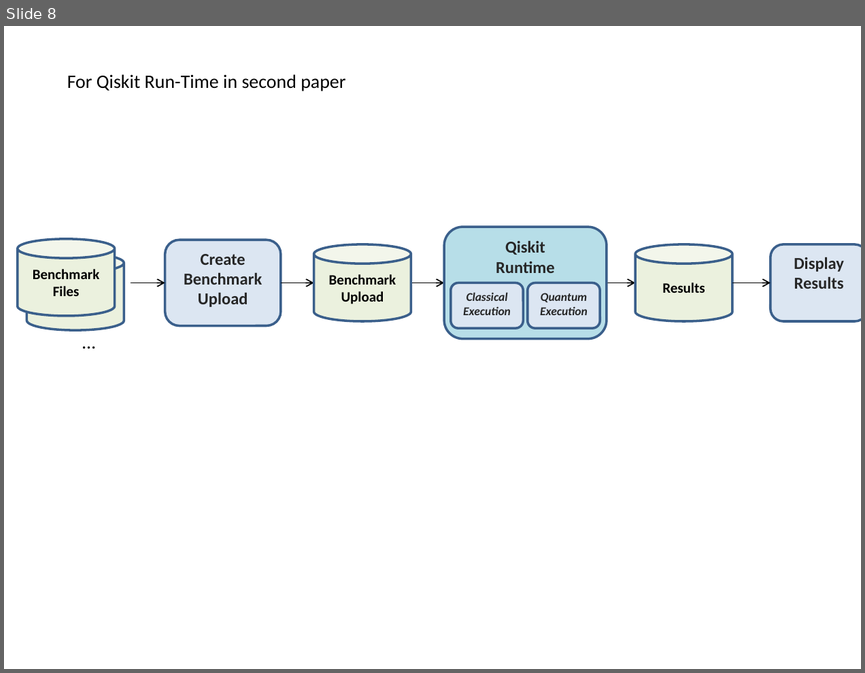
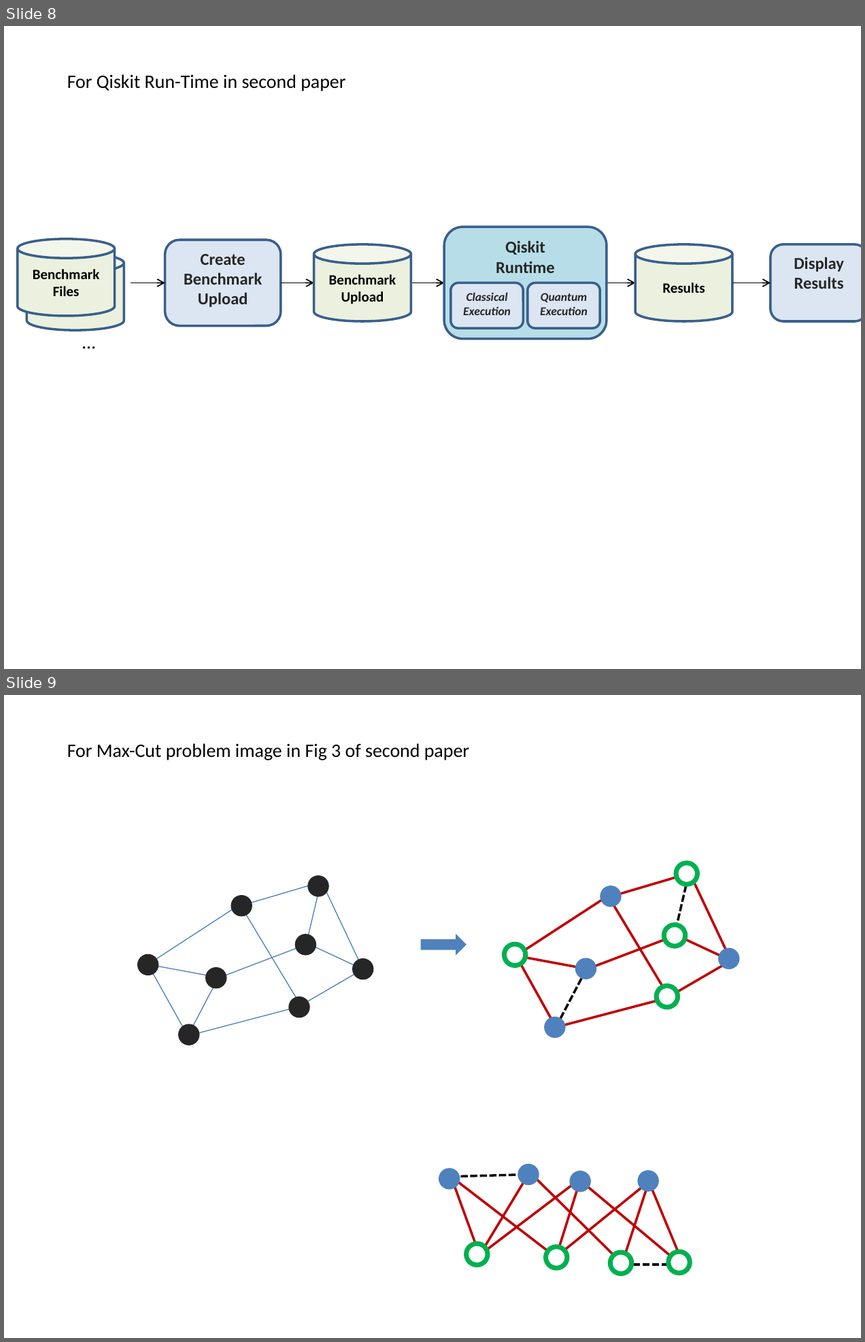
Before and after one commit to GIRISHBELANI/Quantum_Computing_Benchmarks, a slide deck: qc-app-oriented-benchmarks/_doc/images/benchmark_modules.pptx. Shown one above the other, each under a label of ours: slide 8 before the commit, slides 8 and 9 after it. The pictures are 865x673 and 865x1342 pixels, drawn with LibreOffice and Linux fonts; fonts in the diff are those of the drawing; background and template pictures are left out. Boxes give left, top, right and bottom in pixels: in the first picture for what was removed or moved away, otherwise in the second. Text is boxed around its words. In the diff, an @@ line names an element or a change of style, - is before the commit and + after.

```diff
--- a/qc-app-oriented-benchmarks/_doc/images/benchmark_modules.pptx
+++ b/qc-app-oriented-benchmarks/_doc/images/benchmark_modules.pptx
@@ slide 9 added at bbox=[4, 695, 861, 1338], background #FFFFFF @@
@@ text added at bbox=[67, 743, 469, 760], 16 pt, text #000000 @@
+For Max-Cut problem image in Fig 3 of second paper
@@ ellipse added at bbox=[307, 875, 329, 896], fill #262626 @@
@@ ellipse added at bbox=[676, 863, 697, 884], fill #FFFFFF, outline #00B050 4 pt @@
@@ ellipse added at bbox=[231, 895, 252, 916], fill #262626 @@
@@ ellipse added at bbox=[600, 885, 621, 906], fill #4F81BD @@
@@ ellipse added at bbox=[294, 934, 316, 955], fill #262626 @@
@@ right arrow added at bbox=[420, 934, 466, 955], fill #4F81BD @@
@@ group added at bbox=[511, 872, 733, 1029]: 12 lines, 8 rectangles @@
@@ ellipse added at bbox=[664, 925, 685, 946], fill #FFFFFF, outline #00B050 4 pt @@
@@ ellipse added at bbox=[134, 951, 161, 978], fill #262626 @@
@@ group added at bbox=[143, 881, 364, 1038]: 12 lines, 8 rectangles @@
@@ ellipse added at bbox=[352, 958, 373, 979], fill #262626 @@
@@ ellipse added at bbox=[504, 945, 526, 966], fill #FFFFFF, outline #00B050 4 pt @@
@@ ellipse added at bbox=[575, 958, 596, 979], fill #4F81BD @@
@@ ellipse added at bbox=[718, 948, 739, 969], fill #4F81BD @@
@@ ellipse added at bbox=[205, 966, 227, 988], fill #262626 @@
@@ ellipse added at bbox=[288, 997, 310, 1018], fill #262626 @@
@@ ellipse added at bbox=[656, 985, 677, 1007], fill #FFFFFF, outline #00B050 4 pt @@
@@ ellipse added at bbox=[544, 1016, 565, 1038], fill #4F81BD @@
@@ ellipse added at bbox=[178, 1024, 199, 1045], fill #262626 @@
@@ ellipse added at bbox=[517, 1164, 538, 1185], fill #4F81BD @@
@@ ellipse added at bbox=[439, 1168, 460, 1189], fill #4F81BD @@
@@ group added at bbox=[447, 1170, 683, 1264]: 12 lines, 8 rectangles @@
@@ ellipse added at bbox=[570, 1170, 591, 1192], fill #4F81BD @@
@@ ellipse added at bbox=[637, 1170, 659, 1191], fill #4F81BD @@
@@ ellipse added at bbox=[466, 1243, 487, 1265], fill #FFFFFF, outline #00B050 4 pt @@
@@ ellipse added at bbox=[545, 1246, 567, 1268], fill #FFFFFF, outline #00B050 4 pt @@
@@ ellipse added at bbox=[610, 1252, 631, 1273], fill #FFFFFF, outline #00B050 4 pt @@
@@ ellipse added at bbox=[668, 1251, 689, 1272], fill #FFFFFF, outline #00B050 4 pt @@
```
Also in this commit, not shown: 4 other files.
